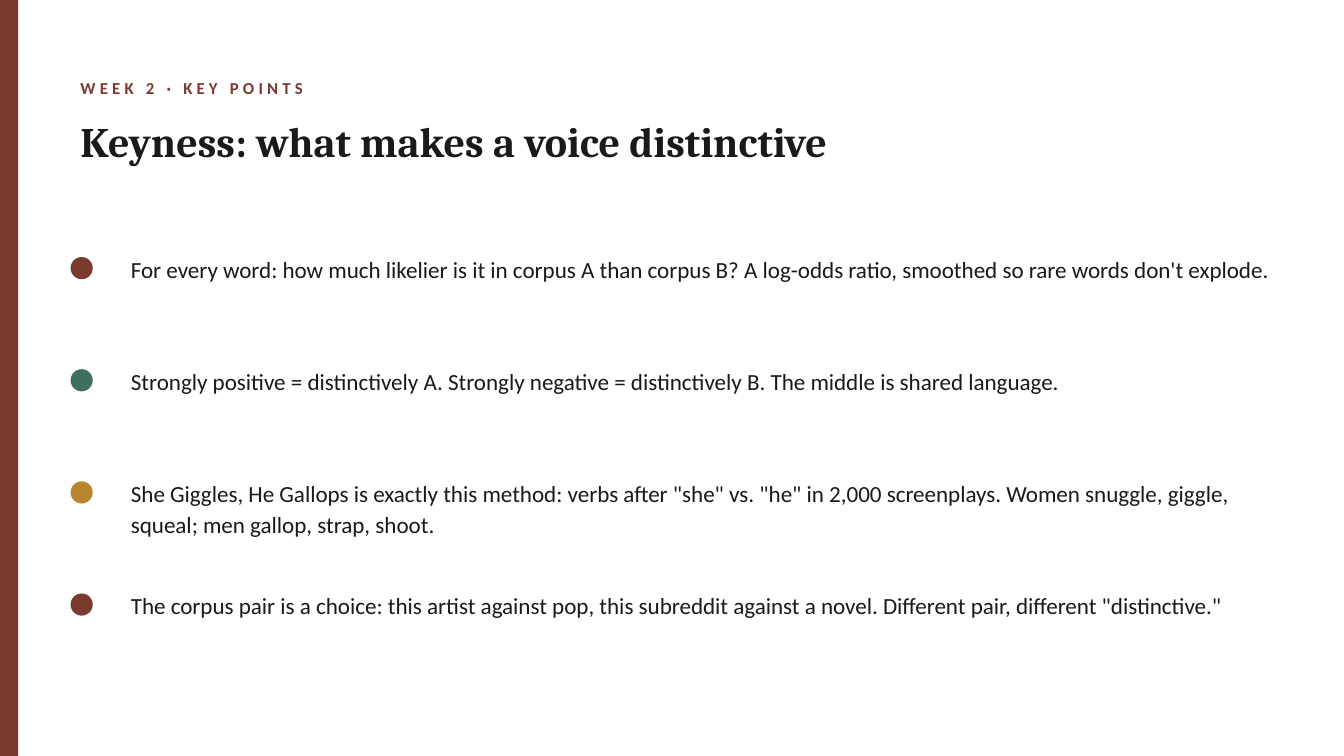
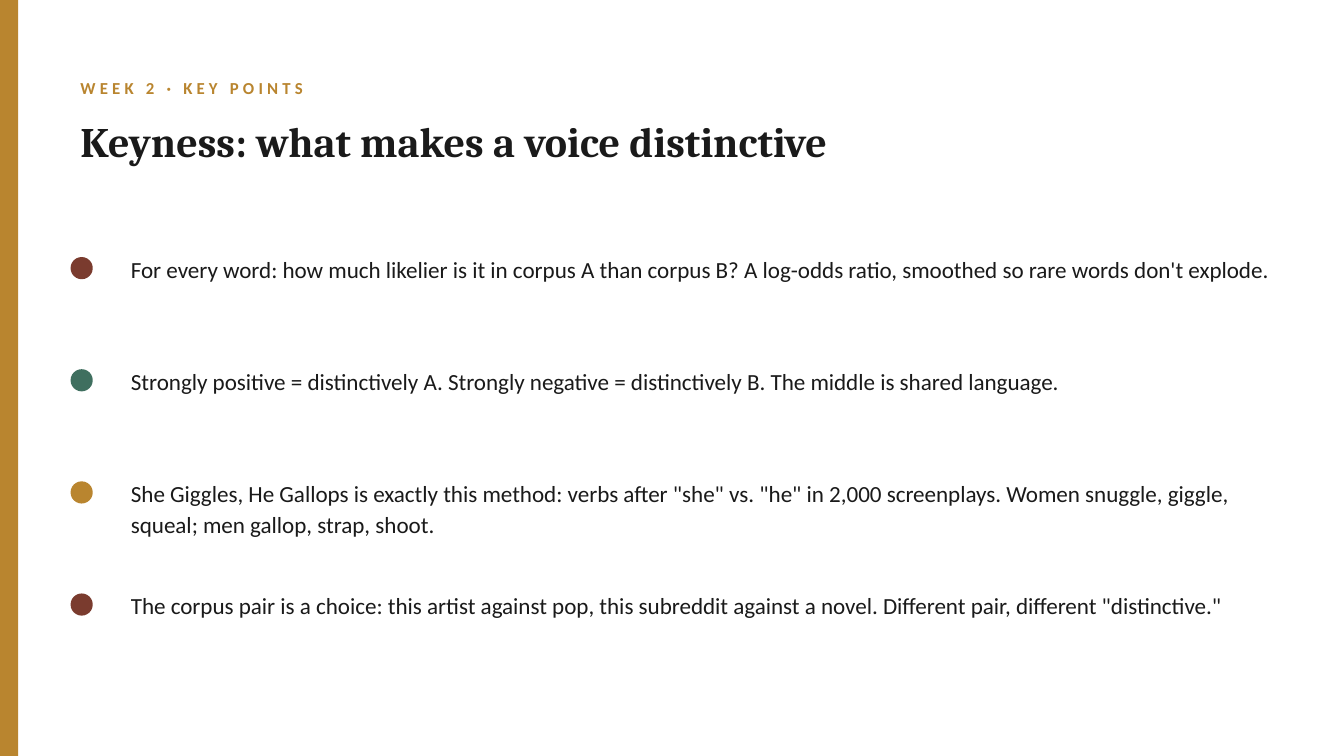
Before and after one commit to lucianli123/culture-as-data-2026, a slide deck: slide 6 of slides/pptx/week-02.pptx (slide 7 before the commit). Drawn at 1344x756 pixels with LibreOffice and Linux fonts; fonts in the diff are those of the drawing. Boxes give left, top, right and bottom in pixels: in the first picture for what was removed or moved away, otherwise in the second. Text is boxed around its words. In the diff, an @@ line names an element or a change of style, - is before the commit and + after.

Commit message:
Move bag-loss demo to Week 1; add color-range counting; Week 2 back to stats focus
Week 1 gains two sections on its real corpora:
- Define a color, then count it: six named hue ranges turn 'how red is this
  corpus?' into a countable question, a stacked palette chart across the Met
  paintings, and the boundary-shift demonstration - widen reds by twenty
  degrees and paintings change category without changing a pixel. The
  definitional lesson (what counts as red = what counts as a word), in code.
- What every bag throws away, moved from Week 2: identical word-bags with
  opposite meanings, and a real painting beside its shuffled pixels (drawn
  composition offline), same brightness, same palette, only one a picture.

Week 2's notebook, deck slide, lesson-plan row, and site flow revert to the
statistics-and-comparison focus (trial, tokens, tf-idf, keyness, shuffle
test). Week 1 deck gains the combined key-points slide; Lab 2 rows updated
in lesson plans, syllabus, and site. Both notebooks execute cleanly.

```diff
--- a/slides/pptx/week-02.pptx
+++ b/slides/pptx/week-02.pptx
@@ rectangle at (0, 0, 18, 756): fill #7A3B2E to #B9852F @@
@@ text "WEEK 2 · KEY POINTS" at (80, 83, 303, 94): text colour #7A3B2E to #B9852F @@
```
Also in this commit, not shown: 2 other slides changed, 1 slide removed, 19 other files.
